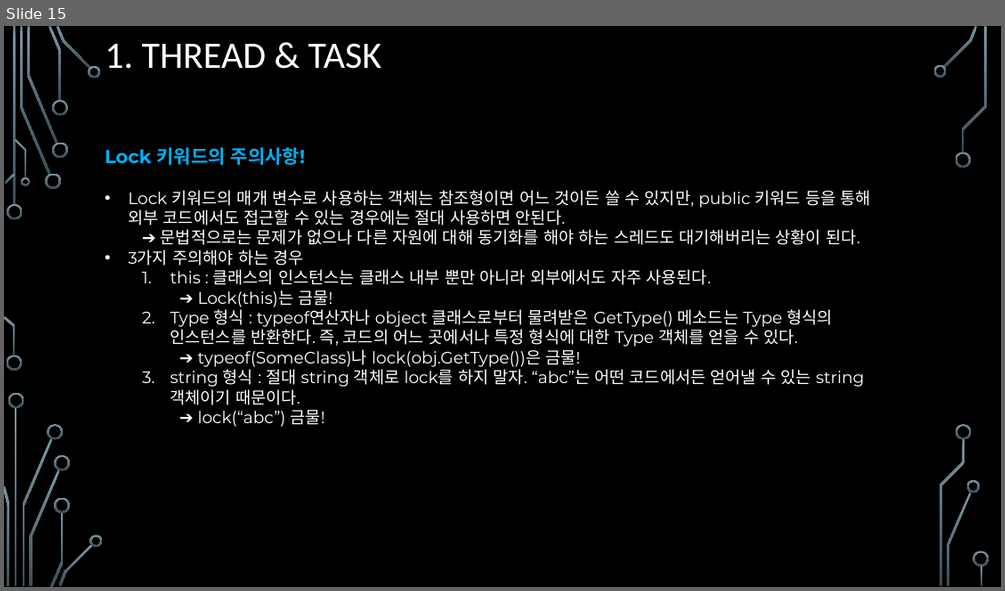
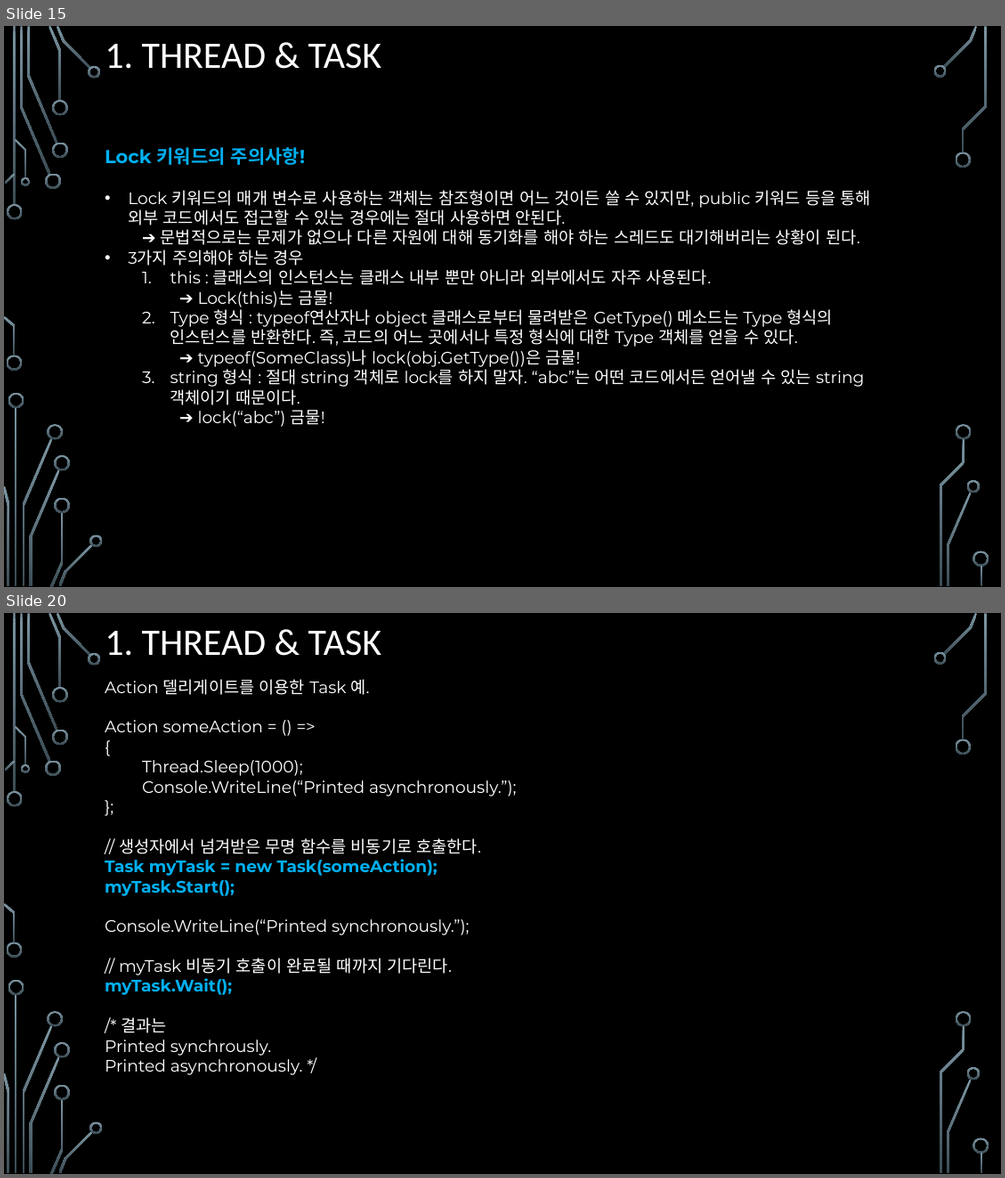
Before and after one commit to assassin4613/CShap, a slide deck: C#_Chapter_10.pptx. Shown one above the other, each under a label of ours: slide 15 before the commit, slides 15 and 20 after it; the slides between them are not shown. The pictures are 1005x591 and 1005x1178 pixels, drawn with LibreOffice and Linux fonts; fonts in the diff are those of the drawing; background and template pictures are left out. Boxes give left, top, right and bottom in pixels: in the first picture for what was removed or moved away, otherwise in the second. Text is boxed around its words. In the diff, an @@ line names an element or a change of style, - is before the commit and + after.

```diff
--- a/C#_Chapter_10.pptx
+++ b/C#_Chapter_10.pptx
@@ slide 20 added at (x1=4, y1=613, x2=1001, y2=1174), background picture (left out); not listed: 36 template elements that a slide beside it also shows @@
@@ title added at (x1=105, y1=630, x2=382, y2=656), 36 pt, text #FFFFFF @@
+1. THREAD & TASK
@@ text added at (x1=105, y1=679, x2=517, y2=1075), 16 pt, text #FFFFFF @@
+Action 델리게이트를 이용한 Task 예.
+Action someAction = () =>
+{
+Thread.Sleep(1000);
+Console.WriteLine(“Printed asynchronously.”);
+};
+// 생성자에서 넘겨받은 무명 함수를 비동기로 호출한다.
+Task myTask = new Task(someAction);
+myTask.Start();
+Console.WriteLine(“Printed synchronously.”);
+// myTask 비동기 호출이 완료될 때까지 기다린다.
+myTask.Wait();
+/* 결과는
+Printed synchrously.
+Printed asynchronously. */
```
Also in this commit, not shown: 1 slide changed, 10 other slides added, 1 other file.
